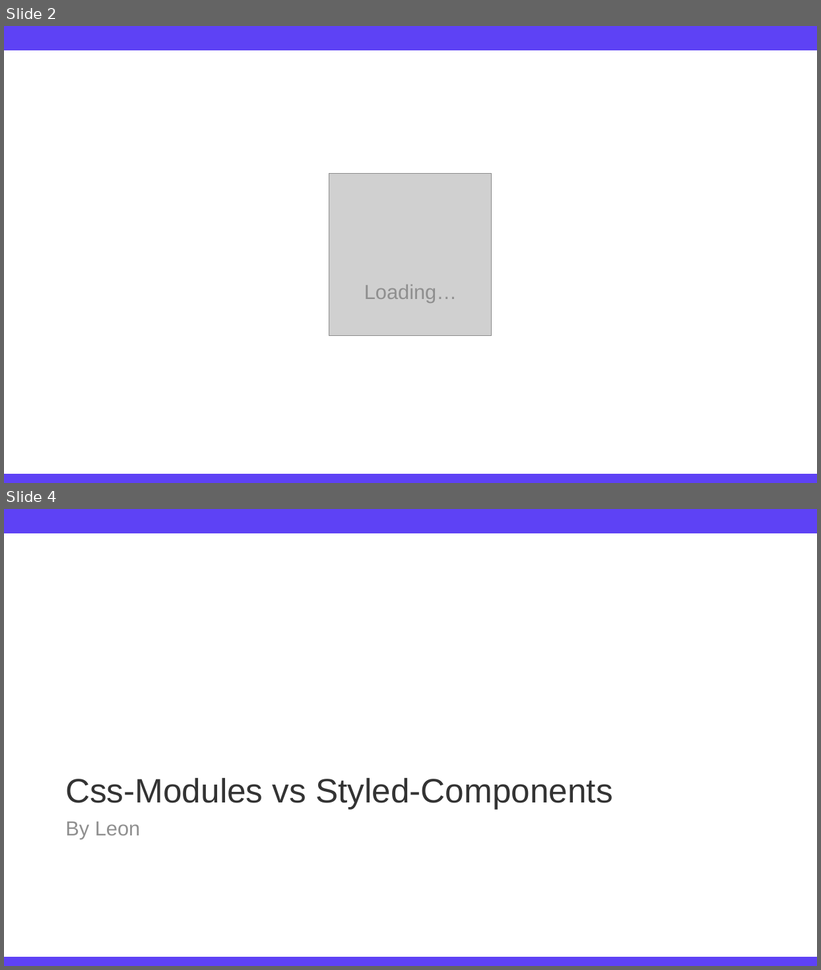
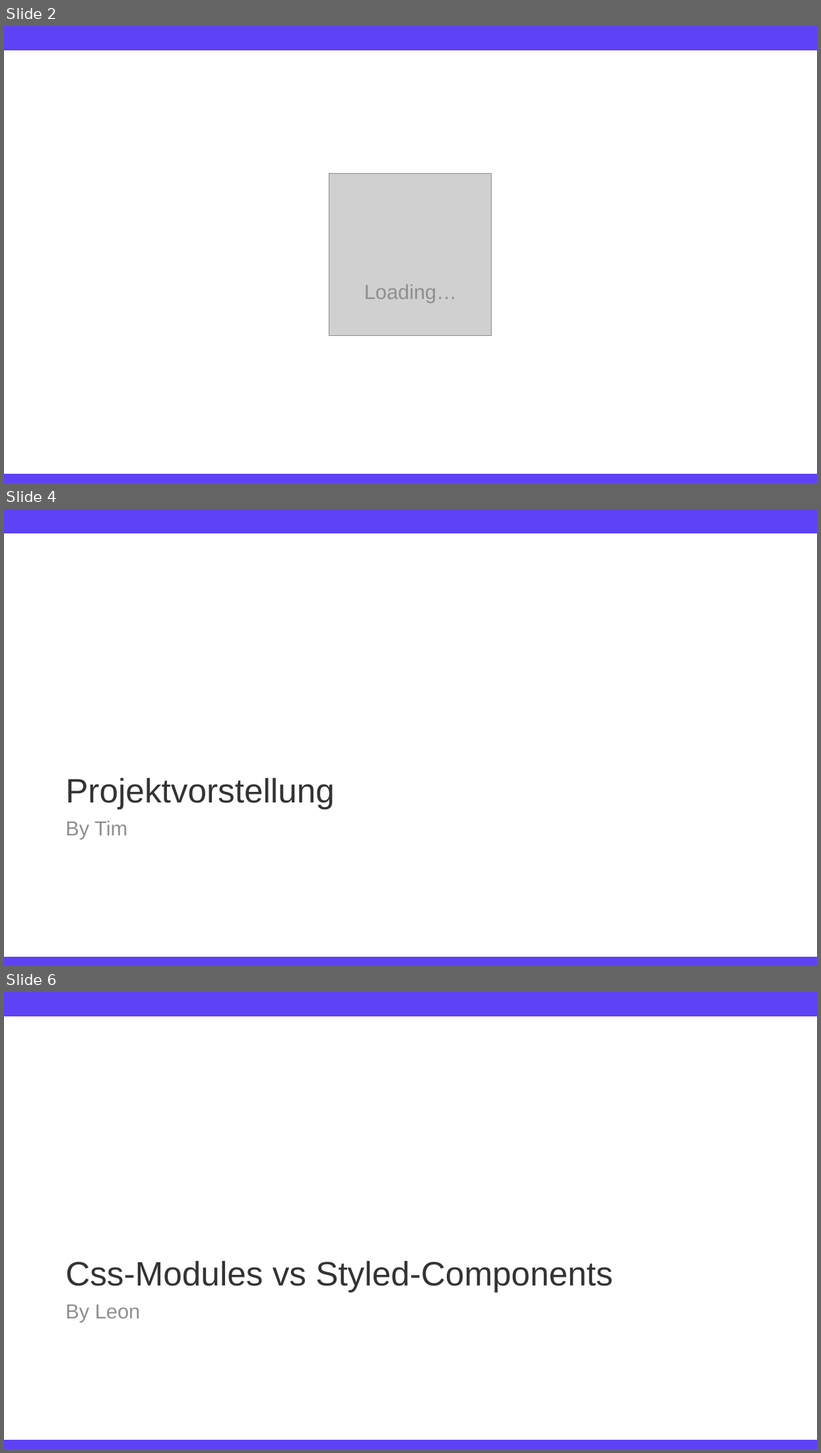
Before and after one commit to TimFehrmannAclue/techlabor_trainings_react_advanced, a slide deck: training_react_advanced.pptx. Shown one above the other, each under a label of ours: slides 2 and 4 before the commit, slides 2, 4 and 6 after it; the slides between them are not shown. The pictures are 821x970 and 821x1453 pixels, drawn with LibreOffice and Linux fonts; fonts in the diff are those of the drawing; grey boxes stand for pictures; background and template pictures are left out. Boxes give left, top, right and bottom in pixels: in the first picture for what was removed or moved away, otherwise in the second. Text is boxed around its words. In the diff, an @@ line names an element or a change of style, - is before the commit and + after.

```diff
--- a/training_react_advanced.pptx
+++ b/training_react_advanced.pptx
@@ slide 4 added at <box>4,509,817,966</box>, background #FFFFFF; not listed: 2 template elements that a slide beside it also shows @@
@@ title added at <box>65,778,335,809</box>, 40 pt, text #333333 @@
+Projektvorstellung
@@ text added at <box>65,821,127,839</box>, 24 pt, text #909090 @@
+By Tim
@@ what was slide 4 is now slide 6 @@
```
Also in this commit, not shown: 1 slide changed, 1 other slide added.
